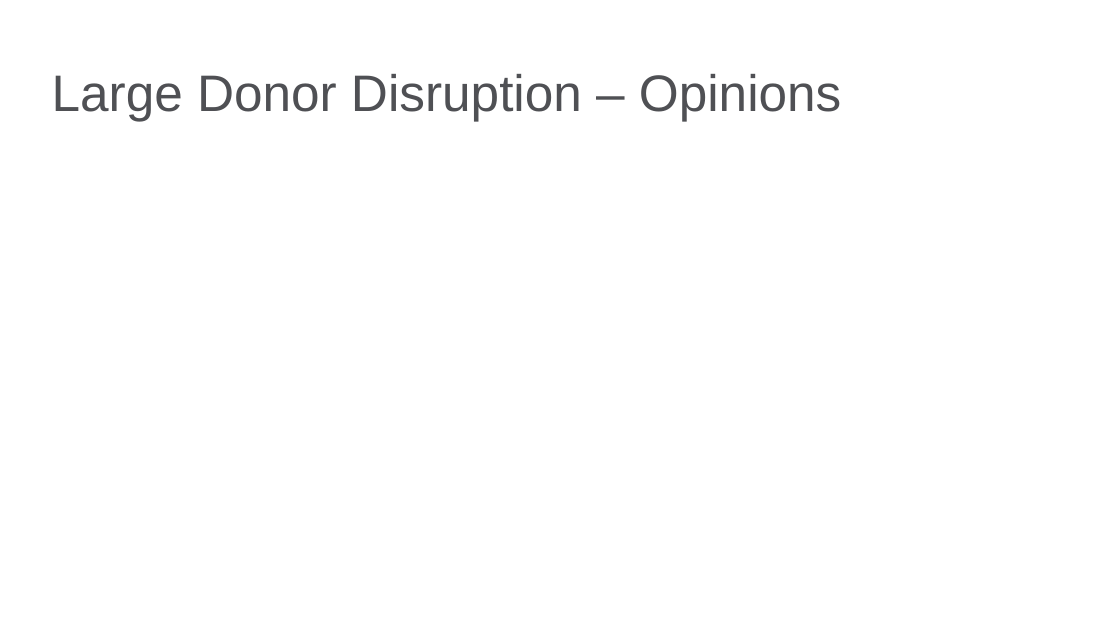
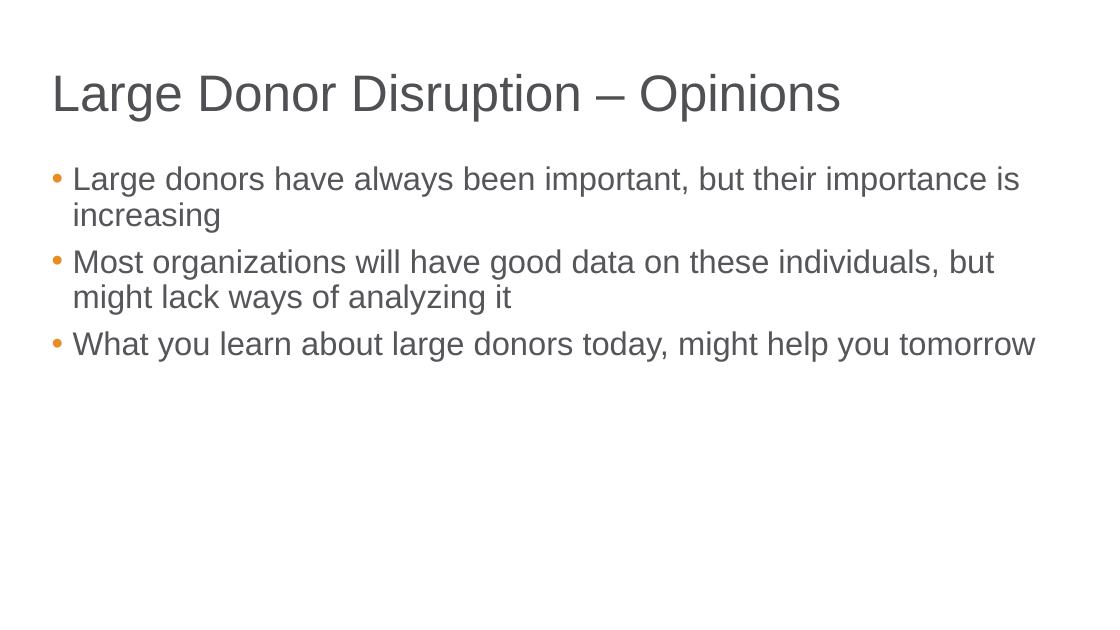
Before and after one commit to bgstieber/APRA-PD-DAS-2019, a slide deck: slide 7 of Generating Insights from Clustering Large Donors - BStieber APRA DAS19.pptx. Drawn at 1120x630 pixels with LibreOffice and Linux fonts; fonts in the diff are those of the drawing; background and template pictures are left out. Boxes give left, top, right and bottom in pixels: in the first picture for what was removed or moved away, otherwise in the second. Text is boxed around its words. In the diff, an @@ line names an element or a change of style, - is before the commit and + after.

```diff
--- a/Generating Insights from Clustering Large Donors - BStieber APRA DAS19.pptx
+++ b/Generating Insights from Clustering Large Donors - BStieber APRA DAS19.pptx
@@ text added at <box>73,166,1035,361</box>, 21 pt, text #55565A @@
+• Large donors have always been important, but their importance is increasing
+• Most organizations will have good data on these individuals, but might lack ways of analyzing it
+• What you learn about large donors today, might help you tomorrow
```
Also in this commit, not shown: 1 other slide changed, 1 other file.
